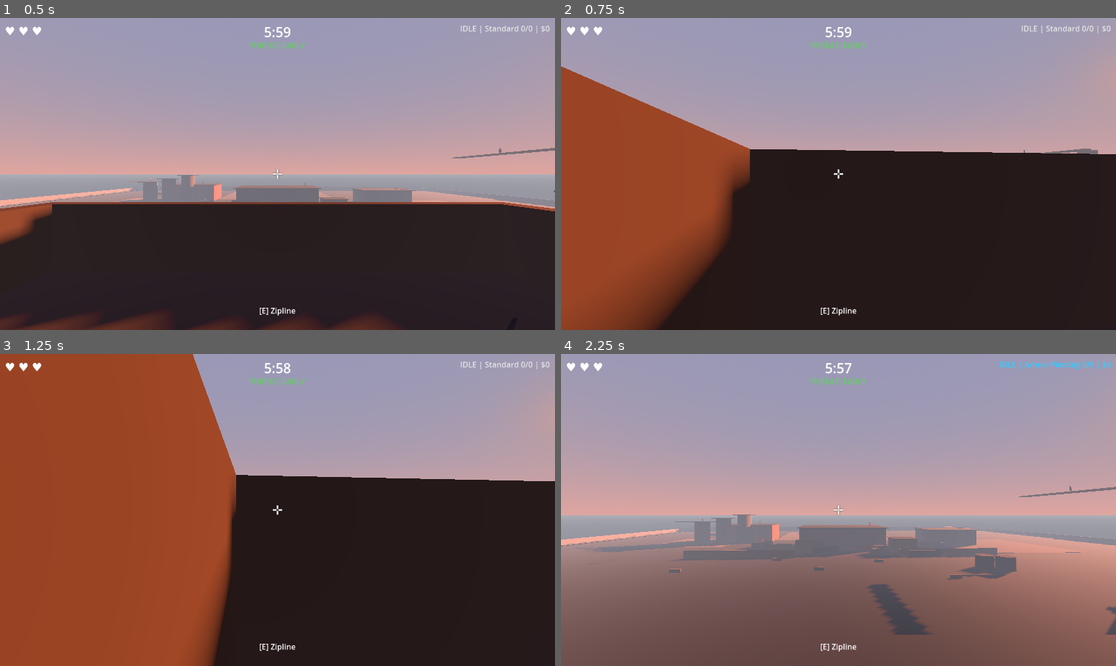
Above: before the commit, frames 1-4 (two rows, left to right).
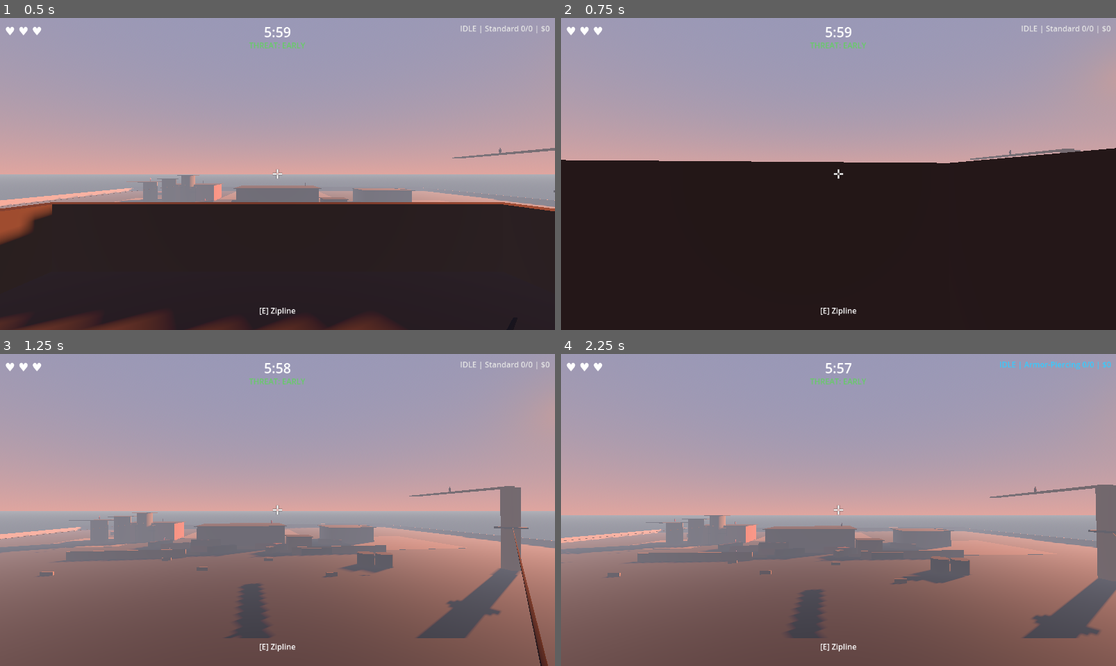
Above: after the commit, the same moments.

Repository: artemiiShabanov/UntitledSniperGame
Game: Godot game, scene res://scenes/levels/industrial_yard.tscn
The game is run twice, just before and just after one commit, with the same random seed, the same clock (stepped at 60 frames per second) and the same inputs. This scene is started directly instead of the project's main scene.
Inputs (mouse positions are in pixels of both pictures, inside the frame that each line leads up to):
- Up to frame 1 (0.5 s): no input
- Up to frame 2 (0.75 s): tap Enter at 0.5 s; move the mouse to (866, 174) at 0.52 s; hold W (move_forward) from 0.53 s (still down); hold E (interact) from 0.53 s (still down)
- Up to frame 3 (1.25 s): keep holding W (move_forward); keep holding E (interact); tap Space (jump) at 0.77 s
- Up to frame 4 (2.25 s): keep holding W (move_forward); move the mouse to (810, 510) at 1.27 s; release E (interact) at 1.28 s; tap 1 (ammo_1) at 1.35 s; tap Space (jump) at 1.52 s; tap E (interact) at 1.55 s; move the mouse to (849, 503) at 2.02 s; hold E (interact) from 2.03 s (still down); tap 2 (ammo_2) at 2.1 s

Frame 1 is identical in both runs. In frame 2, 23% of the frame differs, in the area x 0-100%, y 15-100%; in frame 3, 75%, in the area x 0-100%, y 0-100%; in frame 4, 9.0%.

Commit message:
Code audit: fix bugs, implement penetration, optimize, sync docs
- Fix AmmoManager.get_total_ammo() dead code producing stale first-pass
- Fix PlayerHUD STATE_NAMES out-of-bounds risk with clampi guard
- Fix Zipline Runner skill never applying speed bonus to traversal
- Implement bullet penetration for AP ammo (pass through enemies, halve
  damage per hit, track already-hit to prevent double-damage)
- Extract magic numbers to constants (EYE_HEIGHT, HEADSHOT_RADIUS,
  PLAYER_HEAD_FALLBACK_HEIGHT) in EnemyBase, referenced from EnemyVisuals
- Add interaction tree-walk depth limit (5) to prevent infinite loop
- Add push_warning when BaseLevel has level_data but no enemy_pool
- Optimize zipline proximity with squared-distance broadphase pre-filter
- Optimize EnemySpawner._pick_hidden_spawn: random start index iteration
  replaces array duplicate + shuffle, single-pass finds hidden or farthest
- Update PLAN Phase 2 status: acknowledge incomplete cosmetics/contracts
- Update GDD: ammo all-available, entry fees, per-level stats, contract
  types match implementation, HUD matches actual elements

Co-Authored-By: Claude Opus 4.6 <noreply@anthropic.com>

Diff:
--- a/scripts/enemy/enemy_base.gd
+++ b/scripts/enemy/enemy_base.gd
@@ -75,6 +75,12 @@
 @export var credit_reward: int = 50
 @export var xp_reward: int = 25
 
+## ── Constants ────────────────────────────────────────────────────────────────
+
+const EYE_HEIGHT: float = 1.5
+const HEADSHOT_RADIUS: float = 0.3
+const PLAYER_HEAD_FALLBACK_HEIGHT: float = 1.6
+
 ## ── State ────────────────────────────────────────────────────────────────────
 
 var alert_state: AlertState = AlertState.UNAWARE
@@ -179,7 +185,7 @@
 	if not player:
 		return
 
-	var eye_pos := global_position + Vector3.UP * 1.5
+	var eye_pos := global_position + Vector3.UP * EYE_HEIGHT
 	var to_player := _get_player_head_pos() - eye_pos
 	var distance := to_player.length()
 
@@ -361,7 +367,7 @@
 	if not can_see_player or not player:
 		return
 
-	var eye_pos := global_position + Vector3.UP * 1.5
+	var eye_pos := global_position + Vector3.UP * EYE_HEIGHT
 	var target := _get_player_head_pos()
 	var aim_dir := (target - eye_pos).normalized()
 
@@ -466,7 +472,7 @@
 func _check_headshot(hit_point: Vector3) -> bool:
 	if not head_marker:
 		return false
-	return hit_point.distance_to(head_marker.global_position) < 0.3
+	return hit_point.distance_to(head_marker.global_position) < HEADSHOT_RADIUS
 
 
 ## ── Stun ────────────────────────────────────────────────────────────────────
@@ -564,4 +570,4 @@
 		return Vector3.ZERO
 	if player.has_node("Head"):
 		return player.get_node("Head").global_position
-	return player.global_position + Vector3.UP * 1.6
+	return player.global_position + Vector3.UP * PLAYER_HEAD_FALLBACK_HEIGHT
--- a/scripts/enemy/enemy_visuals.gd
+++ b/scripts/enemy/enemy_visuals.gd
@@ -99,7 +99,7 @@
 ## ── Scope Glint ─────────────────────────────────────────────────────────────
 
 func _setup_glint() -> void:
-	var glint_pos := Vector3(0, 1.5, -0.2)
+	var glint_pos := Vector3(0, EnemyBase.EYE_HEIGHT, -0.2)
 
 	# Billboard sprite
 	_glint_sprite = Sprite3D.new()
@@ -211,7 +211,7 @@
 		_laser_immediate_mesh.clear_surfaces()
 		return
 
-	var eye := Vector3(0, 1.5, -0.2)
+	var eye := Vector3(0, EnemyBase.EYE_HEIGHT, -0.2)
 	var forward := -enemy.global_basis.z
 	var end := eye + forward * laser_length
 	var hw := laser_width * 0.5
@@ -294,7 +294,7 @@
 	_debug_immediate_mesh.clear_surfaces()
 	_debug_immediate_mesh.surface_begin(Mesh.PRIMITIVE_TRIANGLES, _debug_material)
 
-	var eye_offset := Vector3(0, 1.5, 0)
+	var eye_offset := Vector3(0, EnemyBase.EYE_HEIGHT, 0)
 	var cone_length: float = minf(enemy.max_sight_range, 20.0)
 	var half_angle := deg_to_rad(enemy.fov_degrees)
 	var segments := 16
--- a/scripts/player/ammo_manager.gd
+++ b/scripts/player/ammo_manager.gd
@@ -59,13 +59,8 @@
 
 func get_total_ammo() -> int:
 	## Returns total rounds across all types (for checking if player has any ammo at all).
-	var total := magazine
-	for ammo_id in reserves:
-		total += reserves[ammo_id]
-	# Add reserve for current type (it's tracked separately from reserves dict during play)
-	# Actually reserve IS the current type's count, and reserves dict may be stale during play.
-	# Return magazine + reserve + all other types from reserves dict.
-	total = magazine + reserve
+	## During play, `reserve` tracks the current type's count (reserves dict may be stale).
+	var total := magazine + reserve
 	for ammo in available_types:
 		if ammo != get_current_type():
 			total += reserves.get(ammo.ammo_id, 0)
--- a/scripts/player/player.gd
+++ b/scripts/player/player.gd
@@ -200,19 +200,26 @@
 
 	if interaction_ray.is_colliding():
 		var collider := interaction_ray.get_collider()
-		# Walk up the tree to find an Interactable parent
+		# Walk up the tree to find an Interactable parent (max 5 levels)
 		var node := collider as Node
-		while node:
+		var depth := 0
+		while node and depth < 5:
 			if node is Interactable:
 				new_interactable = node
 				break
 			node = node.get_parent()
+			depth += 1
 
 	# Also check ziplines by proximity (they use line math, not collision shapes)
 	if not new_interactable:
 		var ziplines := get_tree().get_nodes_in_group("zipline")
 		for zl in ziplines:
 			if zl is Interactable:
+				# Cheap broadphase: skip if too far from zipline origin
+				var rough_dist_sq := global_position.distance_squared_to(zl.global_position)
+				var max_range: float = zl.line_length + zl.attach_radius
+				if rough_dist_sq > max_range * max_range:
+					continue
 				var result: Dictionary = zl.get_closest_point(global_position)
 				if result.distance <= zl.attach_radius:
 					new_interactable = zl
@@ -249,7 +256,9 @@
 
 
 func _process_zipline(delta: float) -> void:
-	var speed_normalized: float = zipline_ref.speed / zipline_ref.line_length
+	var zipline_speed_mult: float = SaveManager.get_skill_stat_bonus("zipline_speed_mult")
+	var effective_speed: float = zipline_ref.speed * (zipline_speed_mult if zipline_speed_mult > 0.0 else 1.0)
+	var speed_normalized: float = effective_speed / zipline_ref.line_length
 	zipline_progress += zipline_direction * speed_normalized * delta
 	zipline_progress = clampf(zipline_progress, 0.0, 1.0)
 
--- a/scripts/projectile/bullet.gd
+++ b/scripts/projectile/bullet.gd
@@ -12,6 +12,7 @@
 var spread_angle: float = 0.0  ## Radians, applied on spawn
 var time_alive: float = 0.0
 var is_enemy_bullet: bool = false  ## Set by enemy to change collision mask + color
+var _already_hit: Array[Node] = []  ## Track penetrated targets to avoid double-hit
 
 ## Ammo type properties (set by weapon before adding to scene)
 var ammo_type: AmmoType = null
@@ -54,16 +55,23 @@
 	var collision := move_and_collide(velocity * delta)
 	if collision:
 		var collider := collision.get_collider()
-		if collider and collider.has_method("on_bullet_hit"):
-			collider.on_bullet_hit(self, collision)
-		elif collider and is_shock and collider.has_method("stun"):
-			# Fallback for objects that have stun() but not on_bullet_hit()
-			collider.stun(stun_duration)
+		var hit_enemy := false
+		if collider and collider not in _already_hit:
+			if collider.has_method("on_bullet_hit"):
+				collider.on_bullet_hit(self, collision)
+				hit_enemy = collider.is_in_group("enemy")
+			elif is_shock and collider.has_method("stun"):
+				collider.stun(stun_duration)
+				hit_enemy = collider.is_in_group("enemy")
 		# Only player bullets alert enemies to impact sounds
 		if not is_enemy_bullet:
 			_propagate_impact_sound(collision.get_position())
-		## TODO: penetration - continue through enemies instead of queue_free
-		queue_free()
+		# Penetrating rounds pass through enemies (not world geometry)
+		if penetration and hit_enemy:
+			_already_hit.append(collider)
+			damage *= 0.5  # Halve damage per penetration
+		else:
+			queue_free()
 
 
 const IMPACT_LOUDNESS: float = 20.0
--- a/scripts/ui/player_hud.gd
+++ b/scripts/ui/player_hud.gd
@@ -56,8 +56,9 @@
 	const STATE_NAMES := ["IDLE", "AIMING", "BOLT_CYCLING", "RELOADING", "INSPECTING"]
 	var ammo := weapon.get_current_ammo_type()
 	var ammo_name := ammo.ammo_name if ammo else "???"
+	var state_idx := clampi(weapon.state, 0, STATE_NAMES.size() - 1)
 	weapon_state_label.text = "%s | %s %d/%d | $%d" % [
-		STATE_NAMES[weapon.state],
+		STATE_NAMES[state_idx],
 		ammo_name,
 		weapon.ammo_in_magazine,
 		weapon.ammo_reserve,
--- a/scripts/world/base_level.gd
+++ b/scripts/world/base_level.gd
@@ -98,6 +98,8 @@
 
 func _spawn_enemies() -> void:
 	if not level_data or not level_data.enemy_pool:
+		if level_data:
+			push_warning("BaseLevel: level_data has no enemy_pool assigned")
 		return
 
 	var spawns := get_enemy_spawns()
--- a/scripts/world/enemy_spawner.gd
+++ b/scripts/world/enemy_spawner.gd
@@ -121,31 +121,32 @@
 	if not camera:
 		return _available_spawns[_rng.randi() % _available_spawns.size()]
 
-	# Shuffle spawns
-	var shuffled := _available_spawns.duplicate()
-	for i in range(shuffled.size() - 1, 0, -1):
-		var j := _rng.randi_range(0, i)
-		var tmp: SpawnPoint = shuffled[j]
-		shuffled[j] = shuffled[i]
-		shuffled[i] = tmp
+	var vp_size := camera.get_viewport().get_visible_rect().size
 
-	# Prefer spawns not on screen (check if point is behind camera or outside frustum)
-	for spawn in shuffled:
-		if not camera.is_position_behind(spawn.global_position):
-			var screen_pos := camera.unproject_position(spawn.global_position)
-			var vp_size := camera.get_viewport().get_visible_rect().size
-			if screen_pos.x < 0 or screen_pos.x > vp_size.x or screen_pos.y < 0 or screen_pos.y > vp_size.y:
-				return spawn
-		else:
-			# Behind camera = not visible, good spawn
-			return spawn
+	# Generate a random starting index and iterate through all spawns
+	# (avoids duplicating + shuffling the array every call)
+	var count := _available_spawns.size()
+	var start := _rng.randi() % count
+	var best: SpawnPoint = _available_spawns[start]
+	var best_dist := 0.0
 
-	# Fallback: pick the farthest spawn from the player
-	var best: SpawnPoint = shuffled[0]
-	var best_dist := 0.0
-	for spawn in shuffled:
-		var d := player.global_position.distance_squared_to(spawn.global_position)
+	for offset in count:
+		var idx := (start + offset) % count
+		var spawn: SpawnPoint = _available_spawns[idx]
+		var pos := spawn.global_position
+
+		# Track farthest for fallback
+		var d := player.global_position.distance_squared_to(pos)
 		if d > best_dist:
 			best_dist = d
 			best = spawn
+
+		# Prefer spawns not on screen
+		if camera.is_position_behind(pos):
+			return spawn  # Behind camera = not visible
+		var screen_pos := camera.unproject_position(pos)
+		if screen_pos.x < 0 or screen_pos.x > vp_size.x or screen_pos.y < 0 or screen_pos.y > vp_size.y:
+			return spawn
+
+	# Fallback: farthest spawn from the player
 	return best
Not shown, changed: GDD.md
Not shown, changed: PLAN.md
